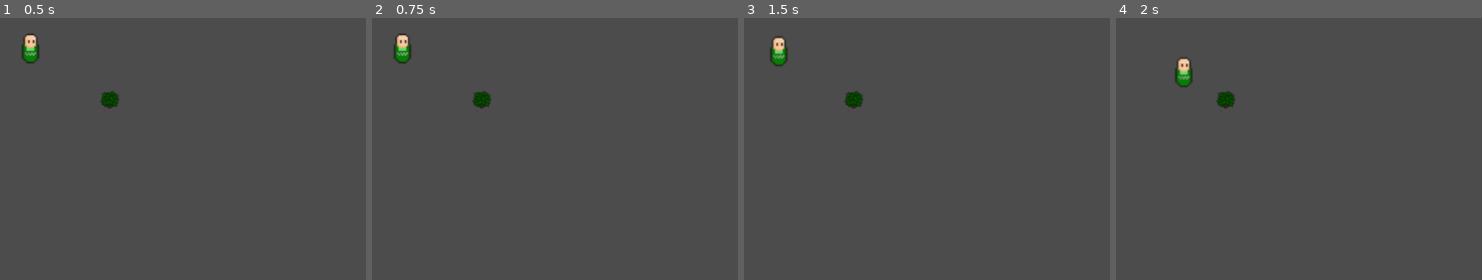
Above: before the commit, frames 1-4 (left to right).
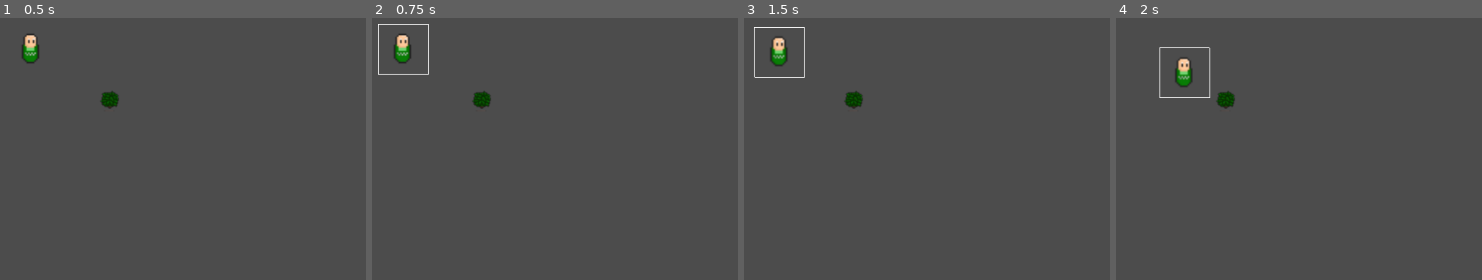
Above: after the commit, the same moments.

Repository: CyrilBos/macaron-simulator-gmtk-2020
Game: Godot game, scene res://Main.tscn
Two runs of this game, one before a commit and one after it. Both use one fixed random seed, a clock stepped at 60 frames per second and the inputs below.
Inputs (mouse positions are in pixels of both pictures, inside the frame that each line leads up to):
- Up to frame 1 (0.5 s): no input
- Up to frame 2 (0.75 s): tap Enter at 0.5 s; move the mouse to (401, 49) at 0.52 s; click (401, 49) at 0.67 s
- Up to frame 3 (1.5 s): tap Space at 1.25 s; move the mouse to (853, 99) at 1.27 s; click (853, 99) at 1.42 s
- Up to frame 4 (2 s): no input

Frame 1 is identical in both runs. In frame 2, 0.2% of the frame differs, in the area x 1-16%, y 2-22%; in frame 3, 0.2%; in frame 4, 0.3%, in the area x 11-26%, y 11-31%.

Commit message:
draw selection rectangle using polyline

Diff:
--- a/src/units/collector.gd
+++ b/src/units/collector.gd
@@ -15,6 +15,9 @@
 	_current_state = State.MOVING
 
 func target(targeted):
+	if targeted == self:
+		return
+
 	_target_node = targeted
 	_target_position = targeted.get_global_position()
 	print("collector %s targets " % self.to_string() + _target_node.to_string())
@@ -45,7 +48,6 @@
 
 	# TODO: calculate target sprite width or handle collision in bush to stop movement?
 	if not _is_target_in_range():
-	# print("dir = %s - %s = %s" % [target.get_global_position(), self.global_position, direction.normalized()])
 		move_and_slide(_get_distance_vec_to_target().normalized() * speed)
 	else:
 		_target_position = null
@@ -54,3 +56,4 @@
 	if not selected and Input.is_mouse_button_pressed(BUTTON_LEFT):
 		print("collector selected " + self.to_string())
 		GameManager.select_unit(self)
+		$AnimatedSprite.draw_selection()
--- a/src/units/collector.tscn
+++ b/src/units/collector.tscn
@@ -1,8 +1,9 @@
-[gd_scene load_steps=7 format=2]
+[gd_scene load_steps=8 format=2]
 
 [ext_resource path="res://src/units/harvest_logic.gd" type="Script" id=1]
 [ext_resource path="res://src/units/collector.gd" type="Script" id=2]
 [ext_resource path="res://res/Mining and Farming/Citizens.png" type="Texture" id=3]
+[ext_resource path="res://src/units/unit_selection.gd" type="Script" id=4]
 
 [sub_resource type="AtlasTexture" id=1]
 flags = 4
@@ -28,6 +29,7 @@
 [node name="AnimatedSprite" type="AnimatedSprite" parent="."]
 scale = Vector2( 2, 2 )
 frames = SubResource( 2 )
+script = ExtResource( 4 )
 
 [node name="CollisionRect" type="CollisionShape2D" parent="."]
 position = Vector2( -0.834274, -0.333714 )
--- /dev/null
+++ b/src/units/unit_selection.gd
@@ -0,0 +1,23 @@
+extends AnimatedSprite
+
+export var color = Color(50, 50, 255)
+
+var draw_selection_shape = false
+
+func draw_selection():
+	draw_selection_shape = true
+	update()
+
+func stop_drawing_selection():
+	draw_selection_shape = false
+
+func _draw():
+	print(self.get_global_position())
+	if draw_selection_shape:
+		var size = self.frames.get_frame(self.animation, self.frame).get_size()
+		var left_pos = Vector2.ZERO - Vector2(size.x / 2, size.y / 2)
+		draw_polyline(PoolVector2Array([left_pos, left_pos + Vector2(size.x, 0),
+				left_pos + Vector2(size.x, size.y), left_pos + Vector2(0, size.y), left_pos + Vector2()]), # close shape?
+			color
+		)
+		# draw_circle(self.get_global_position(), diagonal_length, color)
